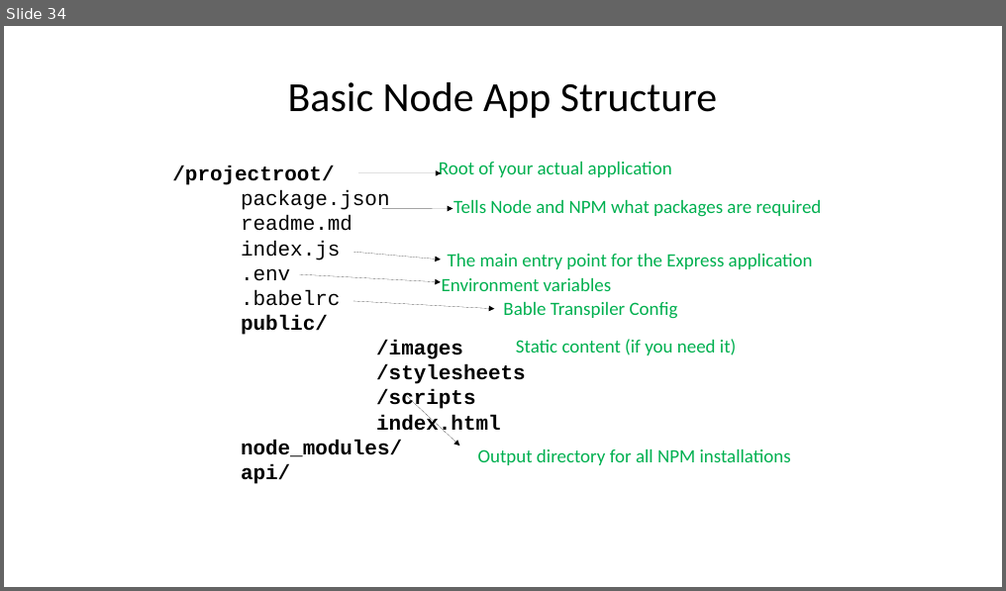
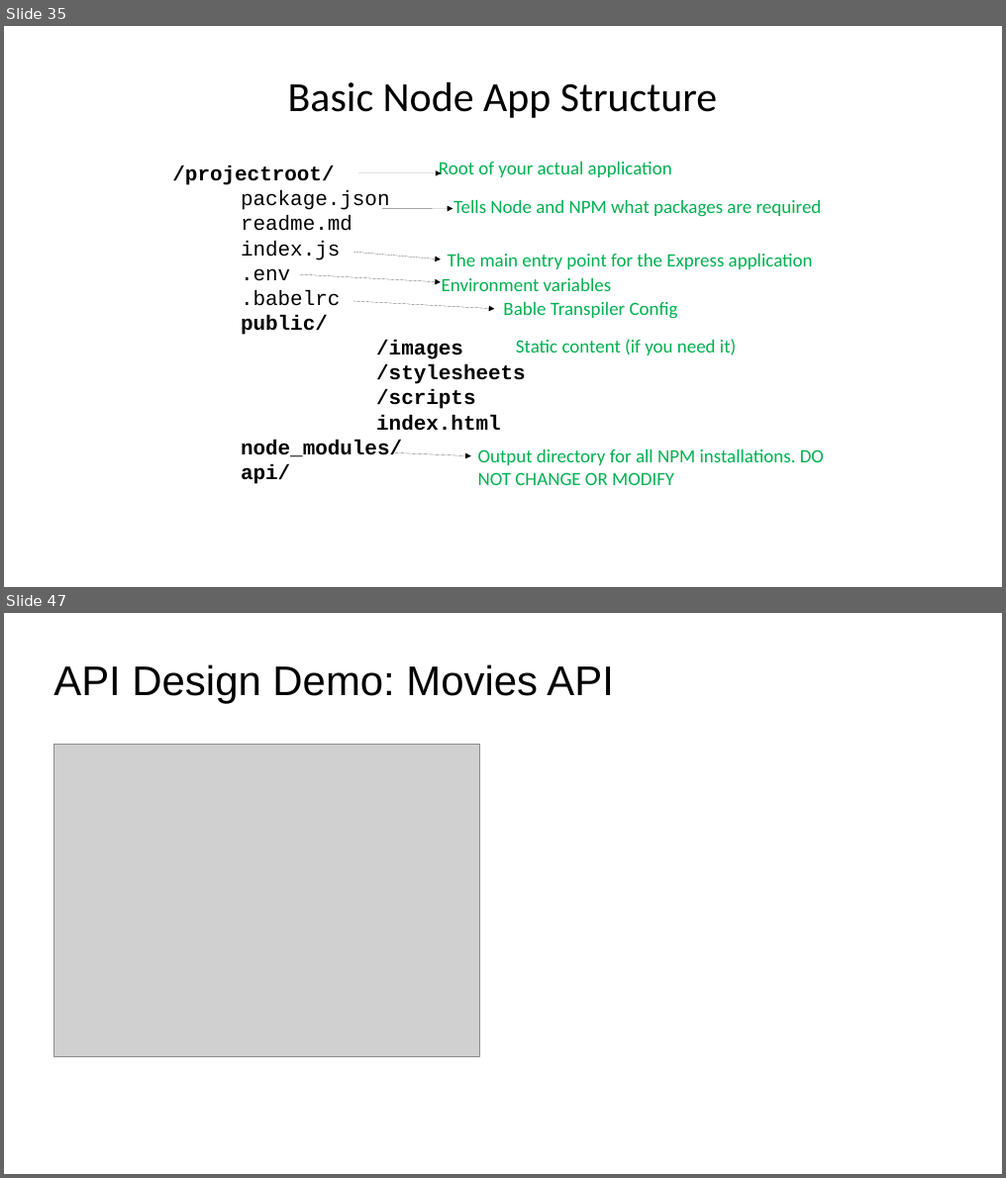
Before and after one commit to diarmuidoconnor/wad2, a slide deck: topic07/talk-1/node-2019.pptx. Shown one above the other, each under a label of ours: slide 34 before the commit, slides 35 and 47 after it; the slides between them are not shown. The pictures are 1006x591 and 1006x1178 pixels, drawn with LibreOffice and Linux fonts; fonts in the diff are those of the drawing; grey boxes stand for pictures. Boxes give left, top, right and bottom in pixels: in the first picture for what was removed or moved away, otherwise in the second. Text is boxed around its words. In the diff, an @@ line names an element or a change of style, - is before the commit and + after.

```diff
--- a/topic07/talk-1/node-2019.pptx
+++ b/topic07/talk-1/node-2019.pptx
@@ slide 47 added at box(4, 613, 1002, 1174), background #FFFFFF @@
@@ title added at box(54, 664, 613, 704), 44 pt, text #000000 @@
+API Design Demo: Movies API
@@ picture added at box(54, 744, 479, 1057) @@
@@ what was slide 34 is now slide 35 @@
@@ slide 35 changed as well @@
@@ arrow moved from (404, 394) - (459, 446) to (391, 453) - (471, 457) @@
@@ text at box(478, 450, 824, 485): text changed @@
-Output directory for all NPM installations
+Output directory for all NPM installations. DO NOT CHANGE OR MODIFY
```
Also in this commit, not shown: 3 other slides changed, 20 other slides added, 19 other files.
